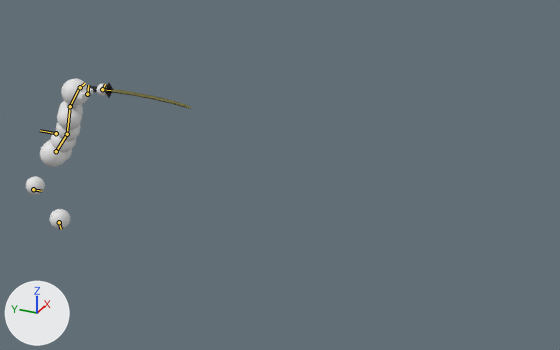
An edit to the Blender file asset_raws/simple_combat_char.blend, drawn before and after from the same camera.
The view is the same before and after, from a 50 mm lens placed at (-5.48, -7.21, 3.66), pointed at (0.27, -4.63, 0.79). Arrows for +X, +Y and +Z are at lower left; the lights stay in place. The first picture is the older version. Both versions are drawn at frame 26 of the action 'Sample_attack'; the numbers are the values there. The bones that bend it are drawn over the model as lines.

Objects in the first picture: 'Body', 'Sword'.
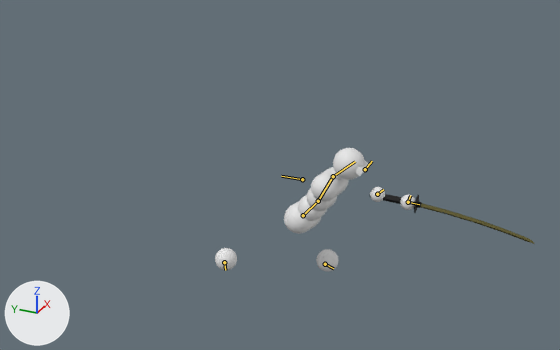
The change, as JSON lines over the scene's bpy script:
```json
{"block": "bone_root_bone", "where": "bone_root_bone = bpy.data.objects['Armature'].pose.bones['Root bone']"}
{"op": "set", "path": "bone_root_bone.location", "old": "(0.0, -2.414, 0.0)", "new": "(0.0, -4.981, 0.0)"}
{"block": "bone_lower_back", "where": "bone_lower_back = bpy.data.objects['Armature'].pose.bones['Lower back']  # child of 'Root bone'"}
{"op": "set", "path": "bone_lower_back.location", "old": "(-0.049, -0.223, 0.054)", "new": "(0.002, -0.335, -0.042)"}
{"op": "set", "path": "bone_lower_back.rotation_quaternion", "old": "(0.955, -0.258, 0.104, 0.047)", "new": "(0.947, -0.29, -0.108, -0.041)", "note": "degrees (-30, 13, 2) -> degrees (-34, -13, -1)"}
{"block": "bone_upper_back", "where": "bone_upper_back = bpy.data.objects['Armature'].pose.bones['Upper back']  # child of 'Lower back'"}
{"op": "set", "path": "bone_upper_back.rotation_quaternion", "old": "(0.981, 0.085, 0.175, -0.004)", "new": "(0.999, -0.014, 0.03, 0.015)", "note": "degrees (10, 20, 1) -> degrees (-2, 4, 2)"}
{"block": "bone_head", "where": "bone_head = bpy.data.objects['Armature'].pose.bones['Head']  # child of 'Upper back'"}
{"op": "set", "path": "bone_head.rotation_quaternion", "old": "(0.955, 0.034, -0.243, -0.169)", "new": "(0.993, 0.045, 0.051, 0.049)", "note": "degrees (10, -27, -22) -> degrees (5, 6, 6)"}
{"block": "bone_hand_l", "where": "bone_hand_l = bpy.data.objects['Armature'].pose.bones['Hand.L']  # child of 'Root bone'"}
{"op": "set", "path": "bone_hand_l.location", "old": "(-0.109, -0.36, -0.023)", "new": "(-0.452, -0.766, -0.646)"}
{"op": "set", "path": "bone_hand_l.rotation_quaternion", "old": "(0.956, -0.139, 0.092, -0.24)", "new": "(0.92, -0.186, 0.091, -0.163)", "note": "degrees (-18, 6, -29) -> degrees (-24, 7, -22)"}
{"block": "bone_foot_l", "where": "bone_foot_l = bpy.data.objects['Armature'].pose.bones['Foot.L']  # child of 'Root bone'"}
{"op": "set", "path": "bone_foot_l.location", "old": "(-0.193, -0.509, 0.415)", "new": "(0.059, 0.149, -0.045)"}
{"op": "set", "path": "bone_foot_l.rotation_quaternion", "old": "(0.969, 0.192, -0.085, -0.011)", "new": "(0.993, -0.111, 0.049, 0.007)", "note": "degrees (23, -9, -3) -> degrees (-13, 6, 0)"}
{"block": "bone_hand_r", "where": "bone_hand_r = bpy.data.objects['Armature'].pose.bones['Hand.R']  # child of 'Root bone'"}
{"op": "set", "path": "bone_hand_r.location", "old": "(-0.1, -1.113, 0.278)", "new": "(-0.471, -0.685, 0.898)"}
{"op": "set", "path": "bone_hand_r.rotation_quaternion", "old": "(-0.282, 0.006, -0.039, 0.958)", "new": "(-0.204, -0.009, 0.01, 0.935)", "note": "degrees (-5, 1, -147) -> degrees (1, 1, -155)"}
{"block": "bone_foot_r", "where": "bone_foot_r = bpy.data.objects['Armature'].pose.bones['Foot.R']  # child of 'Root bone'"}
{"op": "set", "path": "bone_foot_r.location", "old": "(-0.042, 0.074, 0.03)", "new": "(0.218, -0.538, 0.323)"}
{"op": "set", "path": "bone_foot_r.rotation_quaternion", "old": "(0.989, 0.135, 0.06, 0.008)", "new": "(0.958, 0.258, 0.114, 0.015)", "note": "degrees (16, 7, 2) -> degrees (31, 12, 5)"}
{"block": "bone_sword_attachment", "where": "bone_sword_attachment = bpy.data.objects['Armature'].pose.bones['Sword attachment']  # child of 'Root bone'"}
{"op": "set", "path": "bone_sword_attachment.location", "old": "(1.113, 0.278, 0.1)", "new": "(0.685, 0.898, 0.47)"}
{"op": "set", "path": "bone_sword_attachment.rotation_quaternion", "old": "(-0.282, 0.039, 0.958, -0.006)", "new": "(-0.204, -0.01, 0.935, 0.009)", "note": "degrees (2, -147, -5) -> degrees (-1, -155, 1)"}
```

Pixel boxes (x1, y1, x2, y2) of what changed, in the pictures (560 x 350 px):
```json
{"object": "Body", "change": "posed", "before": [26, 79, 107, 229], "after": [215, 148, 415, 272], "on screen": "145% wider, 17% shorter"}
{"object": "Sword", "change": "posed", "before": [88, 82, 191, 109], "after": [369, 194, 535, 244]}
{"bone": "Root bone", "before": "(56, 133) to (40, 130)", "after": "(302, 179) to (281, 176)"}
{"bone": "Lower back", "before": "(56, 151) to (67, 134)", "after": "(303, 215) to (318, 201)"}
{"bone": "Upper back", "before": "(67, 134) to (70, 106)", "after": "(318, 201) to (333, 176)"}
{"bone": "Head", "before": "(70, 106) to (78, 89)", "after": "(333, 176) to (355, 161)"}
{"bone": "Hand.L", "before": "(80, 87) to (85, 83)", "after": "(377, 194) to (383, 189)"}
{"bone": "Foot.L", "before": "(33, 189) to (41, 191)", "after": "(325, 264) to (333, 268)"}
{"bone": "Hand.R", "before": "(102, 89) to (105, 84)", "after": "(408, 202) to (410, 195)"}
{"bone": "Foot.R", "before": "(59, 222) to (61, 229)", "after": "(224, 262) to (225, 270)"}
{"bone": "Sword attachment", "before": "(102, 89) to (111, 90)", "after": "(408, 202) to (419, 204)"}
```
